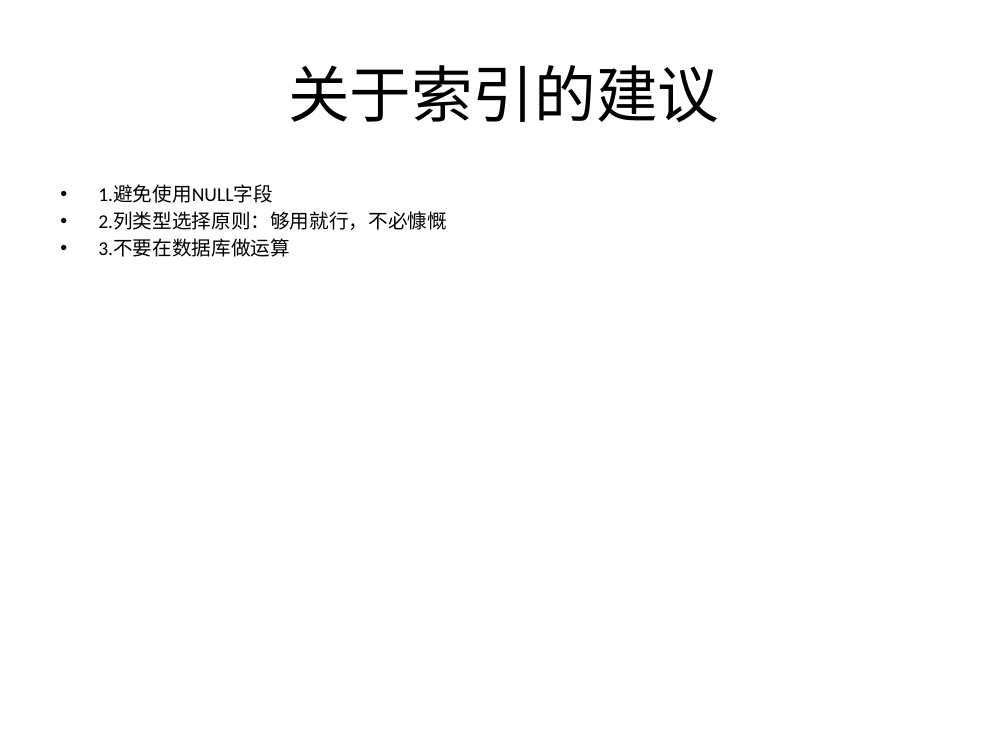
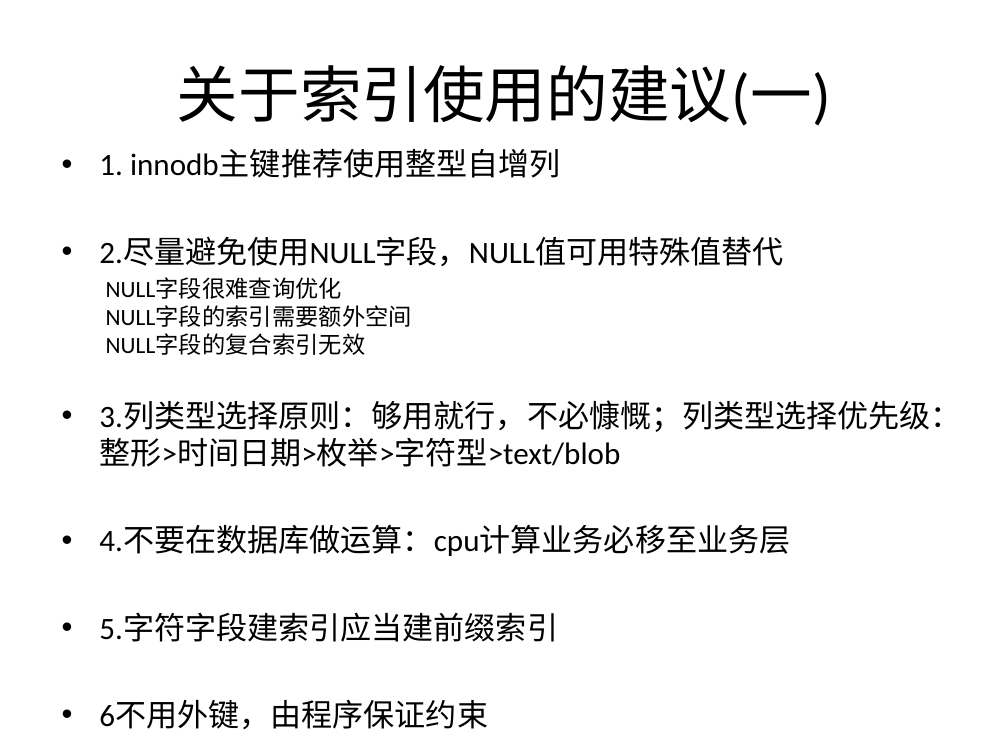
Before and after one commit to liuendy/practice, a slide deck: slide 9 of mysql/mysql分享 -索引.pptx. Drawn at 1008x756 pixels with LibreOffice and Linux fonts; fonts in the diff are those of the drawing. Boxes give left, top, right and bottom in pixels: in the first picture for what was removed or moved away, otherwise in the second. Text is boxed around its words. In the diff, an @@ line names an element or a change of style, - is before the commit and + after.

```diff
--- a/mysql/mysql分享 -索引.pptx
+++ b/mysql/mysql分享 -索引.pptx
@@ title at box(177, 65, 831, 126): text changed @@
-关于索引的建议
+关于索引使用的建议(一)
@@ text at box(99, 149, 962, 729): text changed; size 14 to 22.2 pt @@
-• 1.避免使用NULL字段
-• 2.列类型选择原则：够用就行，不必慷慨
-• 3.不要在数据库做运算
+• 1. innodb主键推荐使用整型自增列
+• 2.尽量避免使用NULL字段，NULL值可用特殊值替代
+  NULL字段很难查询优化
+  NULL字段的索引需要额外空间
+  NULL字段的复合索引无效
+• 3.列类型选择原则：够用就行，不必慷慨；列类型选择优先级：整形>时间日期>枚举>字符型>text/blob
+• 4.不要在数据库做运算：cpu计算业务必移至业务层
+• 5.字符字段建索引应当建前缀索引
+• 6不用外键，由程序保证约束
```
Also in this commit, not shown: 2 other slides changed, 1 slide added, 1 other file.
